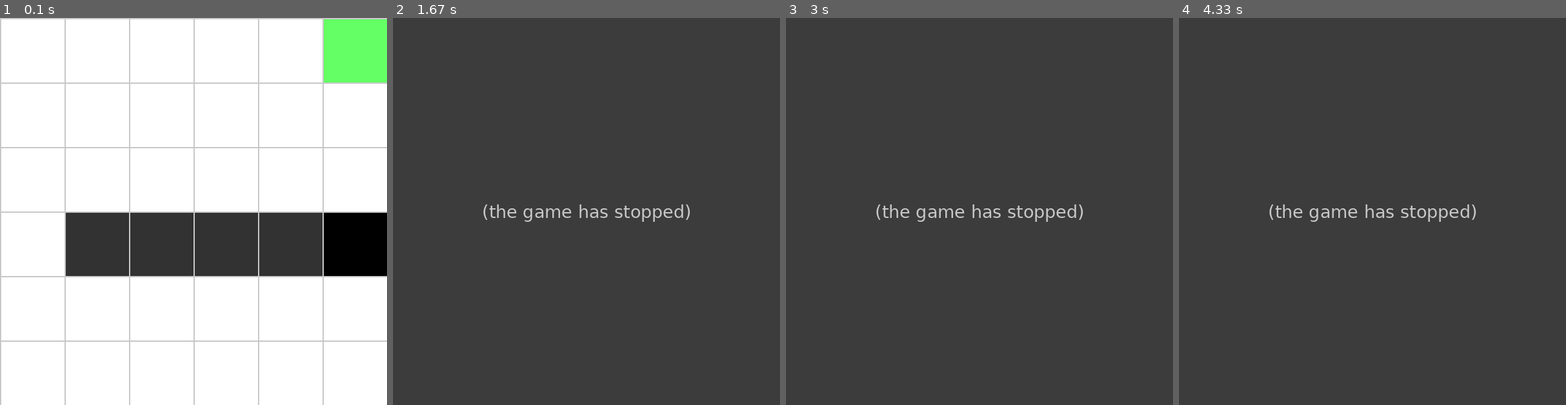
Above: before the commit, frames 1-4 (left to right).
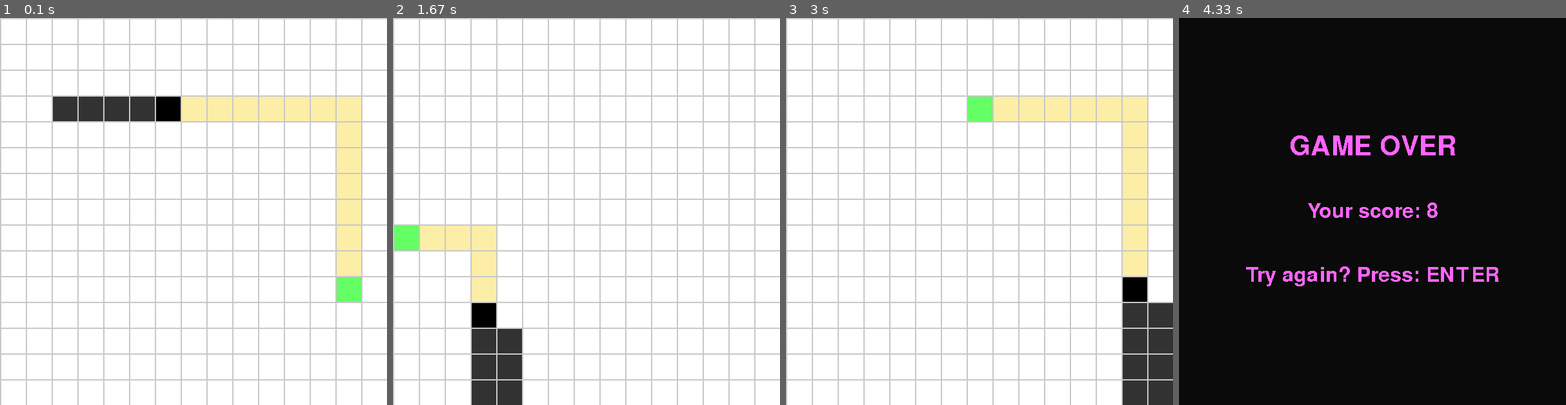
Above: after the commit, the same moments.

Repository: darioWorknet/PyGame-PathFinding-SnakeGame
Game: pygame game, started from snake_auto.py
Two runs of this game, one before a commit and one after it. Both use one fixed random seed, a clock stepped at 60 frames per second and the inputs below.
Inputs:
- Up to frame 1 (0.1 s): no input
- Up to frame 2 (1.67 s): hold Space 0.33-0.8 s; hold Right 0.33-0.8 s; hold Right 0.83-1.3 s; hold Up 1.33-1.63 s; tap Space at 1.4 s
- Up to frame 3 (3 s): hold Right 1.67-2.13 s; tap Space at 1.73, 2.03, 2.23, 2.53, 2.8 s; hold Left 2.17-2.7 s; hold Down from 2.73 s (still down)
- Up to frame 4 (4.33 s): release Down at 3.03 s; hold Left 3.07-3.47 s; tap Space at 3.13, 3.57, 3.97, 4.27 s; hold Up 3.5-3.87 s; hold Right from 3.9 s (still down)

The runs differ from the first frame. In frame 1, 31% of the frame differs, in the area x 0-100%, y 0-100%; in frame 2, 98%; in frame 3, 97%; in frame 4, 100%.
Error before the commit: TypeError: get_food() missing 1 required positional argument: 'blocks' (snake_auto.py line 86); the game stopped at 0.33 s (later frames are placeholders)

Commit message:
Game main functionallity achieved

Diff:
--- a/snake_auto.py
+++ b/snake_auto.py
@@ -1,6 +1,9 @@
 import pygame
 import random
-from queue import PriorityQueue
+import math
+import time
+import csv
+
 
 
 class Block:
@@ -10,6 +13,7 @@
     BODY = (50, 50, 50)
     FOOD = (100, 255, 100)
     BLANK = (255, 255, 255)
+    CURRENT = (252,238,167)
 
     def __init__(self, size, x_index, y_index):
         self.kind = 'blank'
@@ -33,6 +37,8 @@
             self.color = self.FOOD
         elif self.kind == 'blank':
             self.color = self.BLANK
+        elif self.kind == 'current':
+            self.color = self.CURRENT
 
     def show(self, win):
         pygame.draw.rect(win, self.color, (self.x, self.y, self.size, self.size))
@@ -40,20 +46,39 @@
     def get_index(self):
         return self.x_index, self.y_index
 
-
-WIDTH = 600
-HEIGHT = 600
-ROWS = 6
-SIZE = WIDTH // ROWS
-
-GRID_COLOR = (200, 200, 200)
-
-pygame.init()
-
-WIN = pygame.display.set_mode(( WIDTH, HEIGHT))
-pygame.display.set_caption("SNAKE A*")
-
-game_over = False
+    def get_neighbours(self, blocks):
+        neighs = list()
+        for i in range(-1, 2):
+            for j in range(-1, 2):
+                x, y = self.x_index + i, self.y_index + j
+                if (i != 0 and j != 0) or (i == 0 and j == 0):
+                    pass
+                # UP, DOWN, LEFT & RIGHT
+                elif x >= 0 and y >= 0 and x < ROWS and y < ROWS:
+                    neighs.append(blocks[y][x])
+        return neighs
+
+    def set_acc_cost(self, parent):
+        self.G = parent.G + 1
+
+    def set_heuristic(self, target):
+        x1, y1 = self.get_index()
+        x2, y2 = target.get_index()
+        x, y = (x1-x2), (y1-y2)
+        self.H = math.sqrt(x**2 + y**2)
+
+    def restart_params(self):
+        self.G = 0
+        self.H = 0
+        self.cost = 0
+        self.parent = None
+
+    def set_cost(self, parent, target):
+        self.set_acc_cost(parent) # Update self.G
+        self.set_heuristic(target) # Update self.H
+        self.cost = self.G + self.H
+        self.parent = parent
+        return self.cost
 
 
 def listen_key_events(blocks, snake):
@@ -83,38 +108,91 @@
                 restart = True
 
             elif event.key == pygame.K_SPACE: # SPACE
-                food = get_food()
-                head = snake[0]
-                find_path (blocks, head, food)
+                try:
+                    food = get_food(blocks)
+                    head = snake[0]
+                    path = find_path (blocks, head, food)
+                    move_through_path(blocks, snake, path)
+                except:
+                    pass
 
     return run, restart
+
+
+def move_through_path(blocks, snake, path):
+    reference = path.pop()
+    x1, y1 = snake[0].get_index()
+    x2, y2 = reference.get_index()
+    if y1-y2 == 1: # UP
+        move_snake(blocks, snake, 0)
+    elif y1-y2 == -1: # DOWN
+        move_snake(blocks, snake, 1)
+    elif x1-x2 == -1: # RIGHT
+        move_snake(blocks, snake, 2)
+    elif x1-x2 == 1: # LEFT
+        move_snake(blocks, snake, 3)
 
 
 def get_food(blocks):
     for row in blocks:
         for block in row:
             if block.kind == 'food':
+                x, y = block.get_index()
                 return block
 
 
+def update_costs(blocks, end):
+    for row in blocks:
+        for block in row:
+            block.restart_params()
+            block.set_heuristic(end)
+
+
+def get_path(current, start):
+    path = list()
+    parent = current
+    path.append(parent)
+    solved = False
+    while not solved:
+        parent = parent.parent
+        if parent == start:
+            solved = True
+        else:
+            path.append(parent)
+    # print('path size =', len(path))
+    return path
+
+
 def find_path(blocks, start, end):
+    update_costs(blocks, end)
     borders = list()
     visited = list()
     borders.append(start)
     solved = False
     while not solved:
-        current = borders.pop(0)
+        try:
+            current = borders.pop(0)
+        except:
+            # print('not able to solve pathfinding algorithm')
+            return
         if current == end:
             solved = True
+            path = get_path(current, start)
+            color_path = [x for x in path if x.kind == 'blank']
+            for i in color_path:
+                i.convert_to('current')
+            return path
         else:
             visited.append(current)
-            childs = current.get_children()
-            childs = [child for child in childs if child.cost < border[0].cost]
+            childs = current.get_neighbours(blocks)
+            # Probably a try: except: is needed here
+            try:
+                childs = [child for child in childs if child.cost < borders[0].cost and child not in visited and child.kind != 'body']
+            except:
+                childs = [child for child in childs if child not in visited and child.kind != 'body']
             for child in childs:
+                child.set_cost(current, end)
                 borders.append(child)
-
-
-
 
 
 def create_blocks(rows, size):
@@ -124,7 +202,6 @@
         for j in range(rows):
             new_block = Block(size, j, i)
             blocks[i].append(new_block)
-
     return blocks
 
 
@@ -146,6 +223,7 @@
         snake.append(blocks[starting_y][starting_x - 1 - i])
     return snake
 
+
 def snake_move(blocks, snake):
     snake[0].convert_to('body')
     snake[-1].convert_to('blank')
@@ -173,6 +251,24 @@
     if x_head_index + x_dir == x_prev_index and y_head_index + y_dir == y_prev_index:
         return False
     return True
+
+def get_pos(block):
+    x = block.x_index
+    y = block.y_index
+    return x, y
+
+def move_random(blocks, snake):
+    neighs = snake[0].get_neighbours(blocks)
+    neighs = [x for x in neighs if x.kind == 'blank' or x.kind == 'current']
+    if len(neighs) > 0:
+        move_through_path(blocks, snake, neighs)
+    else:
+        while True:
+            dir = random.randint(0,3)
+            x_dir, y_dir = get_dir(dir)
+            if valid_dir(snake, x_dir, y_dir):
+                move_snake(blocks, snake, dir)
+                return
 
 
 def move_snake(blocks, snake, dir):
@@ -191,15 +287,12 @@
                 game_over = True
                 return
 
-            if new_head.kind == 'food':
-                deleted_body.convert_to('body')
-                snake.append(deleted_body)
-                create_food(blocks, snake, new_head)
             new_head.convert_to('head')
             snake.insert(0, blocks[y_index][x_index])
     except: # OUT OF BOUNDS EXCEPTION
-        print('EXCEPTION')
         game_over = True
+        return
+
 
 
 def snake_debug(blocks, snake):
@@ -210,20 +303,14 @@
 
 
 def create_food(blocks, snake, head):
-    solved = False
-    iteration = 0
-    while not solved:
-        iteration += 1
-        x_food = random.randint(0, ROWS - 1)
-        y_food = random.randint(0, ROWS - 1)
-        proposed_food = blocks[y_food][x_food]
-        print(proposed_food == head)
-        if iteration > 1:
-            print('Solved in %d iterations' % iteration)
-        if proposed_food.kind == 'blank' and proposed_food != head:
-            solved = True
-            proposed_food.convert_to('food')
-            print('food created at x: %d, y: %d' % (x_food, y_food))
+    valid_positions = list()
+    for rows in blocks:
+        for block in rows:
+            if block.kind != 'head' and block.kind != 'body':
+                valid_positions.append(block)
+    proposed_food = random.choice(valid_positions)
+    proposed_food.convert_to('food')
+    return proposed_food
 
 
 def draw_grid(win, rows, size, color):
@@ -238,8 +325,8 @@
 def check_game_over(blocks, snake):
     global game_over
     head = snake[0]
-    for i in snake[1:]:
-        if i == head:
+    for body in snake[1:]:
+        if body == head:
             game_over = True
 
 
@@ -273,13 +360,49 @@
         for block in row:
             block.convert_to('blank')
 
+def clean_path(blocks):
+    for row in blocks:
+        for block in row:
+            if block.kind == 'current':
+                block.convert_to('blank')
+
+def create_dict(my_list):
+    dictionary = {}
+    for item in  my_list:
+        if item in dictionary:
+            dictionary[item] =+ 1
+        else:
+            dictionary[item] = 1
+    return dictionary
+
+
+
+WIDTH = 600
+HEIGHT = 600
+ROWS = 15   # 6, 8, 10, 15
+SIZE = WIDTH // ROWS
+
+GRID_COLOR = (200, 200, 200)
+
+pygame.init()
+
+WIN = pygame.display.set_mode(( WIDTH, HEIGHT))
+pygame.display.set_caption("SNAKE A*")
+
+game_over = False
+
 
 if __name__ == '__main__':
-
+    iter = 0
     run = True
     blocks = create_blocks(ROWS, SIZE)
     snake = create_snake(blocks)
-    create_food(blocks, snake, snake[0])
+    food = create_food(blocks, snake, snake[0])
+    path = []
+    color_path = []
+    game_count = 0
+    game_limit = 3
+    scores = []
 
     while run:
 
@@ -287,18 +410,51 @@
         draw_blocks(WIN, blocks)
         draw_grid(WIN, ROWS, SIZE, GRID_COLOR)
 
+        # MOVE AUTO
+        clean_path(blocks)
+        tail = snake[-1]
+
+        if not game_over:
+            if food == snake[0]:
+                tail.convert_to('body')
+                snake.append(tail)
+                food = create_food(blocks, snake, snake[0])
+            pygame.display.update()
+            path = find_path (blocks, snake[0], food)
+            if path:
+                move_through_path(blocks, snake, path)
+            else:
+                move_random(blocks, snake)
+
+
         check_game_over(blocks, snake)
 
         if game_over:
+            score = get_size(snake)
+            show_game_over(WIN, score)
+            pygame.display.update()
+            # experimental
+            time.sleep(2)
+            restart = True
             if restart:
                 restart_blocks(blocks)
                 del snake
                 snake = create_snake(blocks)
-                create_food(blocks, snake, (snake[0].x_index, snake[0].y_index))
+                food = create_food(blocks, snake, (snake[0].x_index, snake[0].y_index))
                 game_over = False
-
-            score = get_size(snake)
-            show_game_over(WIN, score)
+                game_count += 1
+                scores.append(score)
+                if game_count > game_limit - 1:
+                    run = False
             pygame.display.update()
 
+        time.sleep(0.05)
         pygame.display.update()
+
+    scores_dict = create_dict(scores)
+    print('scores:', scores_dict)
+    with open('innovators.csv', 'w', newline='') as csv_file:
+        wr = csv.writer(csv_file, quoting=csv.QUOTE_ALL)
+        wr.writerow(scores)
+    pygame.quit()
+    exit()
